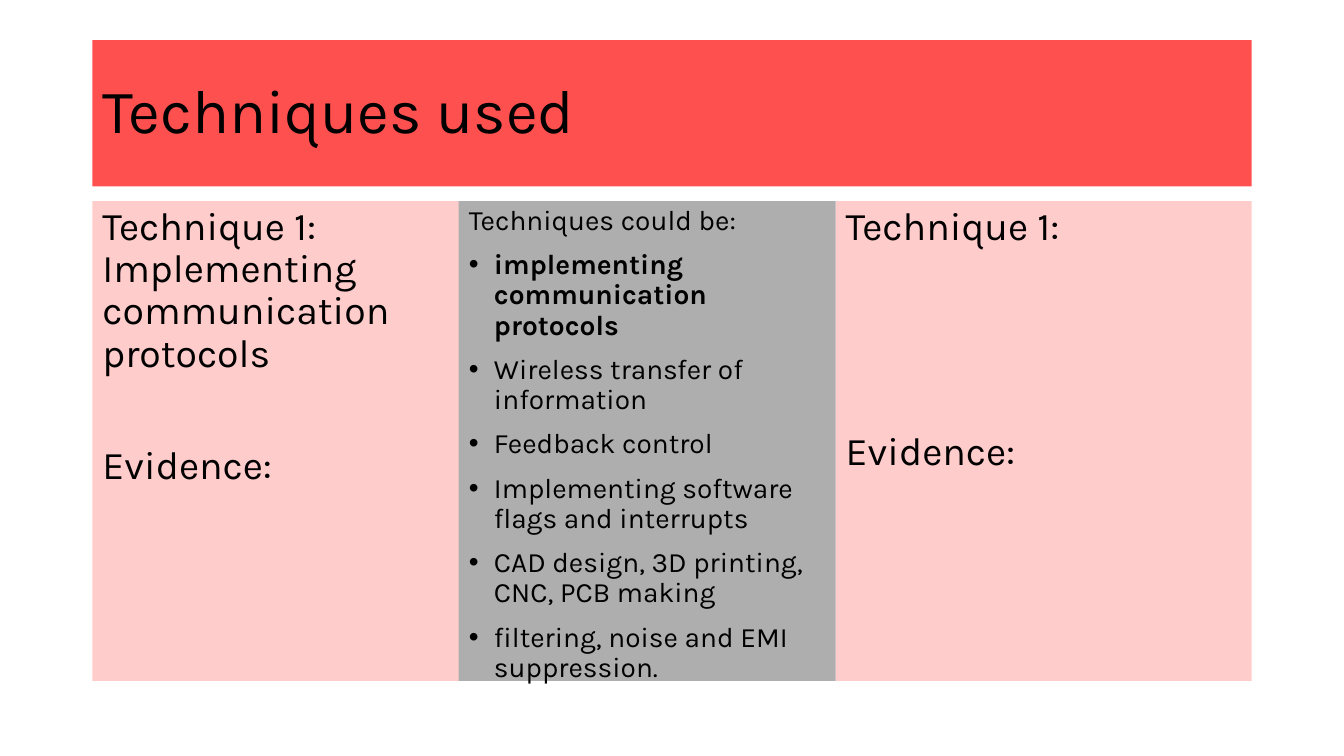
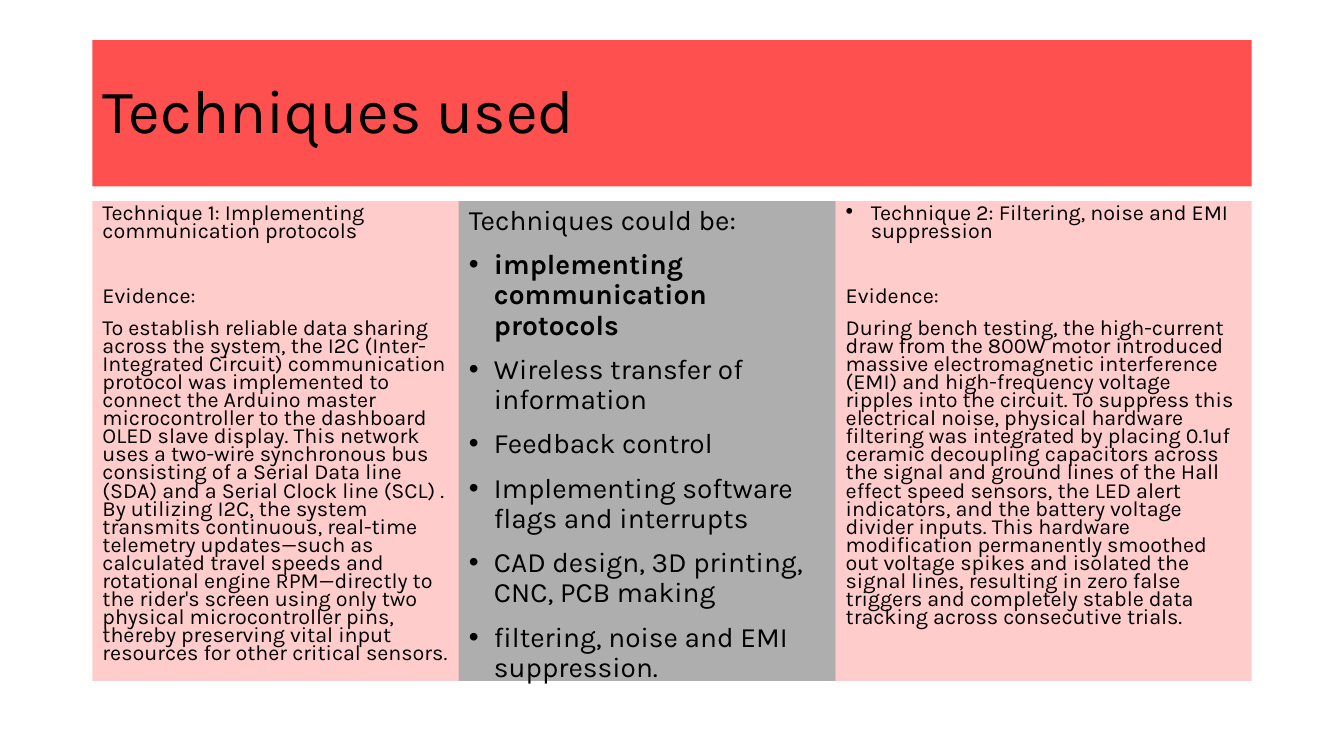
Before and after one commit to Heinrich70/Heinrich-13-Di-70cc-hybrid-pitbike, a slide deck: slide 3 of AS91904 Electronics Heinrich Venter.pptx. Drawn at 1344x756 pixels with LibreOffice and Linux fonts; fonts in the diff are those of the drawing. Boxes give left, top, right and bottom in pixels: in the first picture for what was removed or moved away, otherwise in the second. Text is boxed around its words. In the diff, an @@ line names an element or a change of style, - is before the commit and + after.

```diff
--- a/AS91904 Electronics Heinrich Venter.pptx
+++ b/AS91904 Electronics Heinrich Venter.pptx
@@ text at (102,205,364,304): size 28 to 15.4 pt in "Technique 1: Implementing communication protocols", "Evidence:"; line spacing 0.9 to 0.7 @@
@@ text in rectangle at (871,205,1228,243): text changed; size 28 to 15.4 pt @@
-Technique 1:
+• Technique 2: Filtering, noise and EMI suppression
@@ text in rectangle at (846,288,939,304): size 28 to 15.4 pt in "Evidence:"; line spacing 0.9 to 0.7 @@
@@ text at (102,320,447,661): paragraph added @@
+To establish reliable data sharing across the system, the I2C (Inter-Integrated Circuit) communication protocol was implemented to connect the Arduino master microcontroller to the dashboard OLED slave display. This network uses a two-wire synchronous bus consisting of a Serial Data line (SDA) and a Serial Clock line (SCL) . By utilizing I2C, the system transmits continuous, real-time telemetry updates—such as calculated travel speeds and rotational engine RPM—directly to the rider's screen using only two physical microcontroller pins, thereby preserving vital input resources for other critical sensors.
@@ text in rectangle at (846,320,1234,630): paragraph added @@
+During bench testing, the high-current draw from the 800W motor introduced massive electromagnetic interference (EMI) and high-frequency voltage ripples into the circuit. To suppress this electrical noise, physical hardware filtering was integrated by placing 0.1uf ceramic decoupling capacitors across the signal and ground lines of the Hall effect speed sensors, the LED alert indicators, and the battery voltage divider inputs. This hardware modification permanently smoothed out voltage spikes and isolated the signal lines, resulting in zero false triggers and completely stable data tracking across consecutive trials.
```
Also in this commit, not shown: 7 other slides changed.
